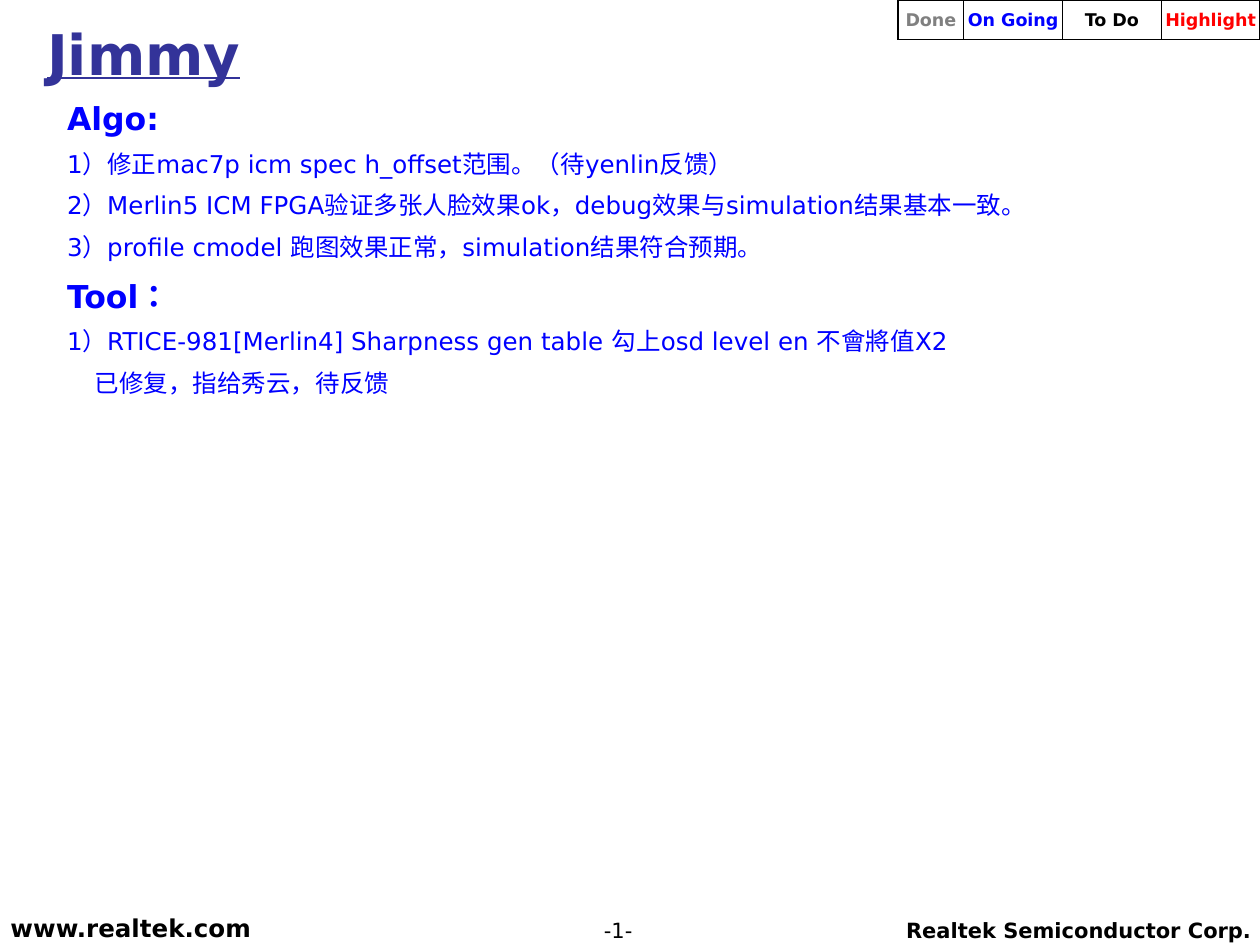
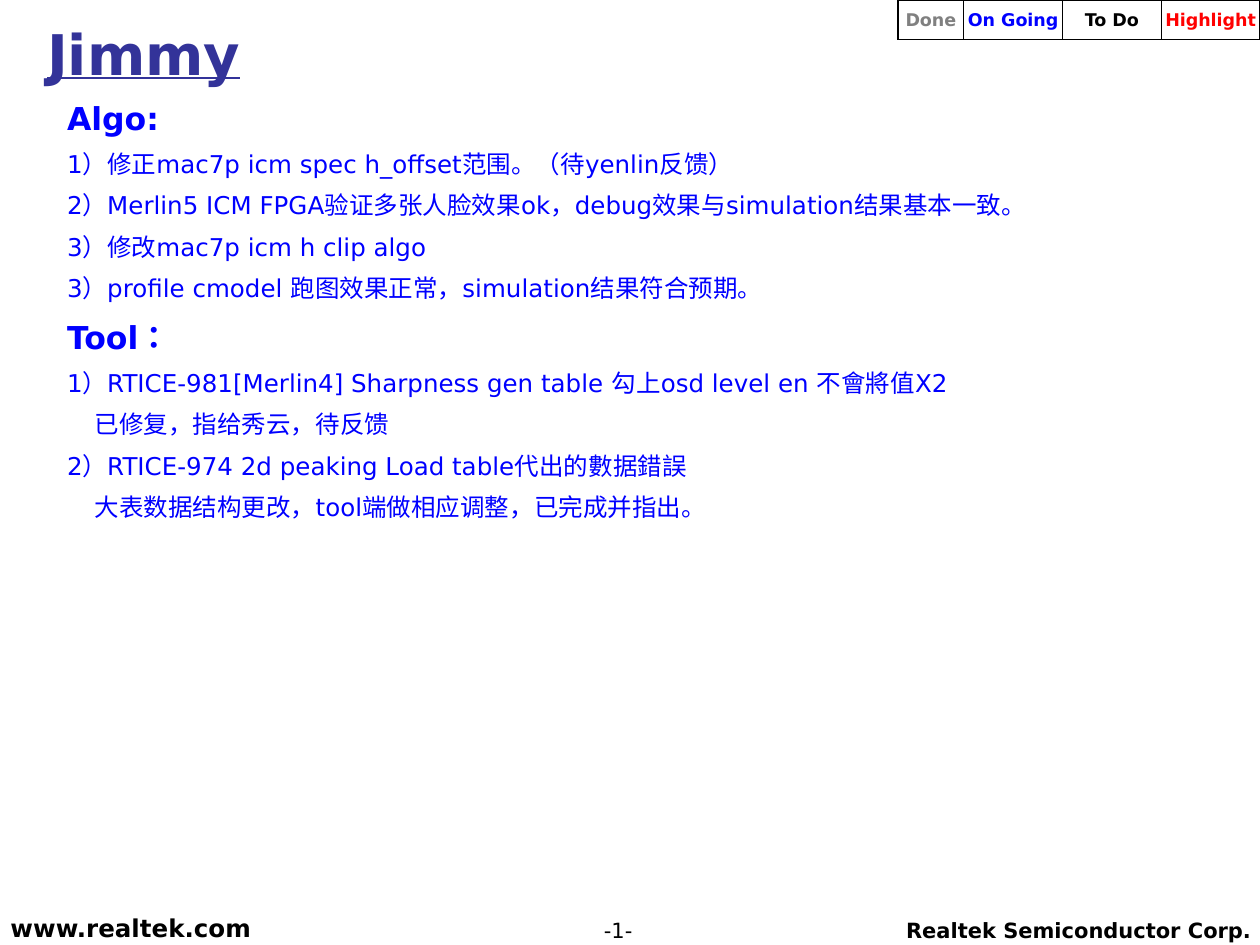
Before and after one commit to weicun581/Weekly_report, a slide deck: slide 1 of 2019年4月/RS_TV_SD_(Jimmy)_20190402.ppt. Drawn at 1260x945 pixels with LibreOffice and Linux fonts; fonts in the diff are those of the drawing; background and template pictures are left out. Boxes give left, top, right and bottom in pixels: in the first picture for what was removed or moved away, otherwise in the second. Text is boxed around its words. In the diff, an @@ line names an element or a change of style, - is before the commit and + after.

Commit message:
add

```diff
--- a/2019年4月/RS_TV_SD_(Jimmy)_20190402.ppt
+++ b/2019年4月/RS_TV_SD_(Jimmy)_20190402.ppt
@@ text at <box>67,236,426,261</box>: paragraph added @@
+  3）修改mac7p icm h clip algo
@@ text at <box>67,454,705,519</box>: paragraphs added @@
+  2）RTICE-974 2d peaking Load table代出的數据錯誤
+  大表数据结构更改，tool端做相应调整，已完成并指出。
```
